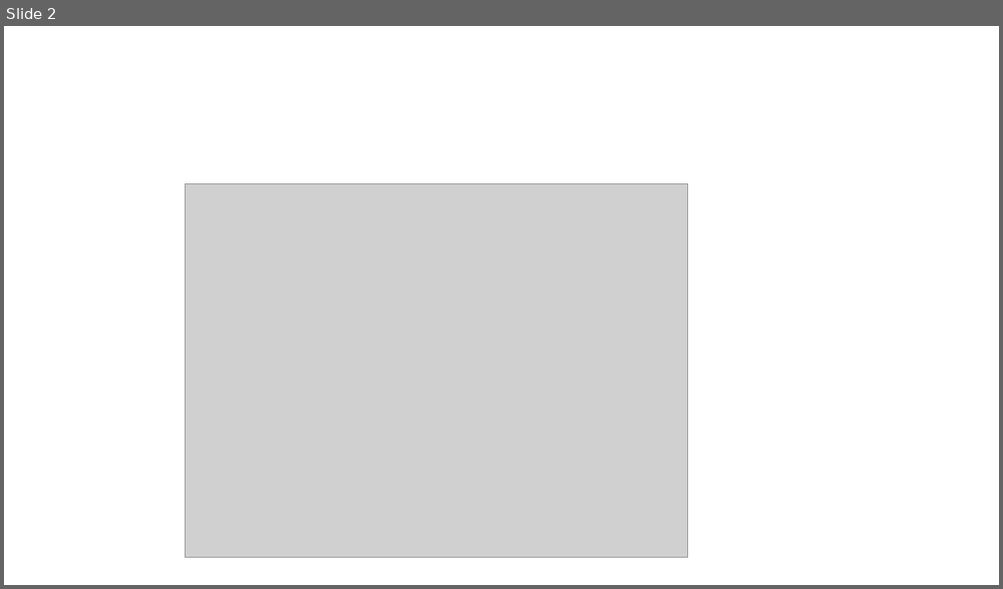
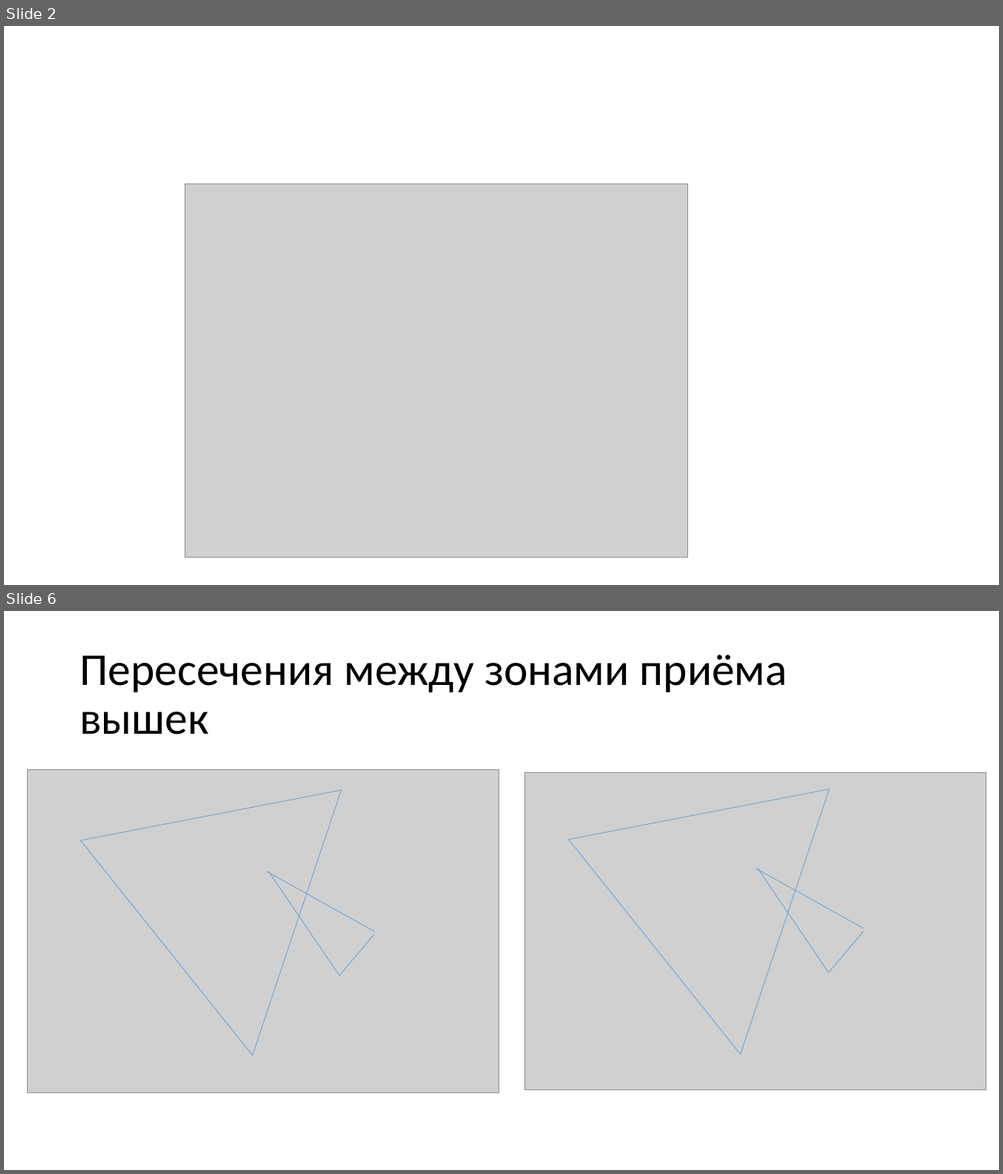
Before and after one commit to Sirorezka/Telecom_project, a slide deck: my_ppt.pptx. Shown one above the other, each under a label of ours: slide 2 before the commit, slides 2 and 6 after it; the slides between them are not shown. The pictures are 1003x589 and 1003x1174 pixels, drawn with LibreOffice and Linux fonts; fonts in the diff are those of the drawing; grey boxes stand for pictures. Boxes give left, top, right and bottom in pixels: in the first picture for what was removed or moved away, otherwise in the second. Text is boxed around its words. In the diff, an @@ line names an element or a change of style, - is before the commit and + after.

```diff
--- a/my_ppt.pptx
+++ b/my_ppt.pptx
@@ slide 6 added at (x1=4, y1=611, x2=999, y2=1170), background #FFFFFF @@
@@ title added at (x1=79, y1=655, x2=787, y2=735), 44 pt, text #000000 @@
+Пересечения между зонами приёма вышек
@@ picture added at (x1=27, y1=770, x2=498, y2=1093) @@
@@ picture added at (x1=525, y1=773, x2=987, y2=1091) @@
@@ line added from (81, 841) to (341, 790), #5B9BD5 0.5 pt @@
@@ line added from (341, 790) to (253, 1056), #5B9BD5 0.5 pt @@
@@ line added from (568, 840) to (829, 789), #5B9BD5 0.5 pt @@
@@ line added from (829, 789) to (740, 1055), #5B9BD5 0.5 pt @@
@@ line added from (81, 841) to (253, 1056), #5B9BD5 0.5 pt @@
@@ line added from (568, 840) to (740, 1055), #5B9BD5 0.5 pt @@
@@ line added from (267, 871) to (374, 932), #5B9BD5 0.5 pt @@
@@ line added from (269, 871) to (339, 976), #5B9BD5 0.5 pt @@
@@ line added from (756, 869) to (864, 929), #5B9BD5 0.5 pt @@
@@ line added from (757, 869) to (828, 973), #5B9BD5 0.5 pt @@
@@ line added from (339, 976) to (374, 935), #5B9BD5 0.5 pt @@
@@ line added from (828, 973) to (864, 932), #5B9BD5 0.5 pt @@
```
Also in this commit, not shown: 3 other slides added, 6 other files.
